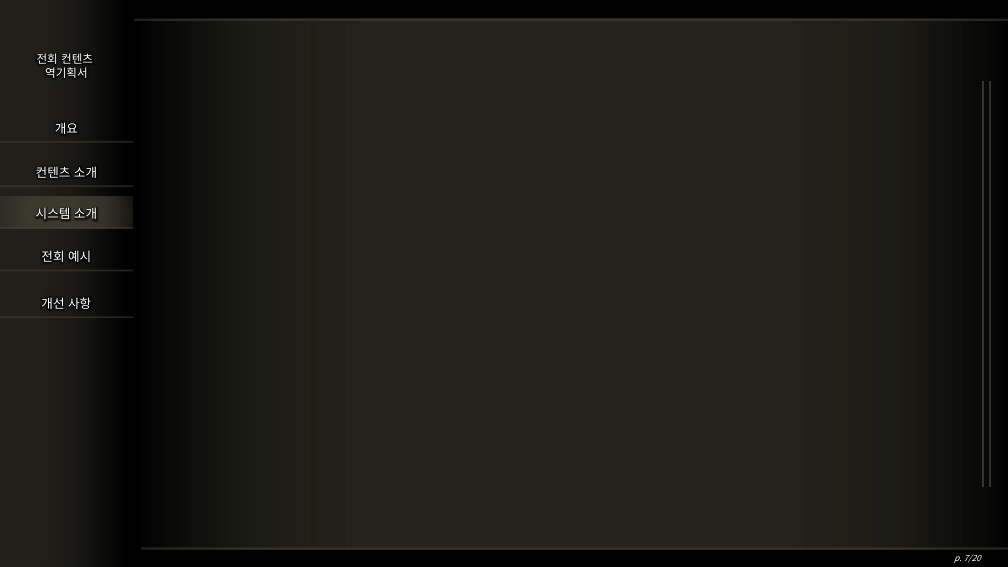
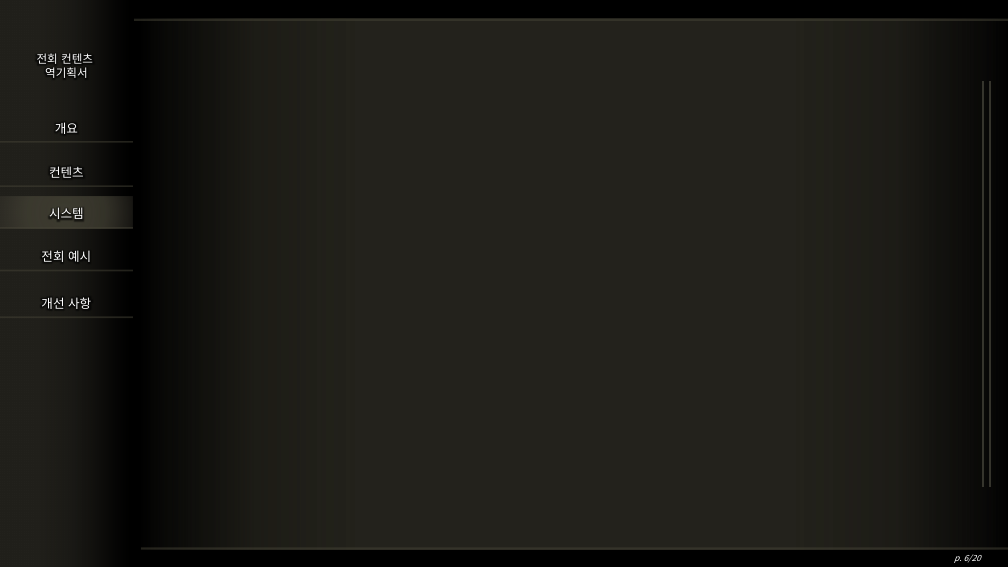
Before and after one commit to hjs0913/GameDesign, a slide deck: slide 6 of 엘든링 역기획서/엘든링_전회컨텐츠_역기획서.pptx (slide 7 before the commit). Drawn at 1008x567 pixels with LibreOffice and Linux fonts; fonts in the diff are those of the drawing; background and template pictures are left out. Boxes give left, top, right and bottom in pixels: in the first picture for what was removed or moved away, otherwise in the second. Text is boxed around its words. In the diff, an @@ line names an element or a change of style, - is before the commit and + after.

Commit message:
기획 의도 작성 완 / 전회 소개 작성 중

```diff
--- a/엘든링 역기획서/엘든링_전회컨텐츠_역기획서.pptx
+++ b/엘든링 역기획서/엘든링_전회컨텐츠_역기획서.pptx
@@ text at [49,166,84,178]: text changed @@
-컨텐츠 소개
+컨텐츠
@@ text at [49,207,84,219]: text changed @@
-시스템 소개
+시스템
```
Also in this commit, not shown: 2 other slides changed, 4 slides added, 5 slides removed, 2 other files.
